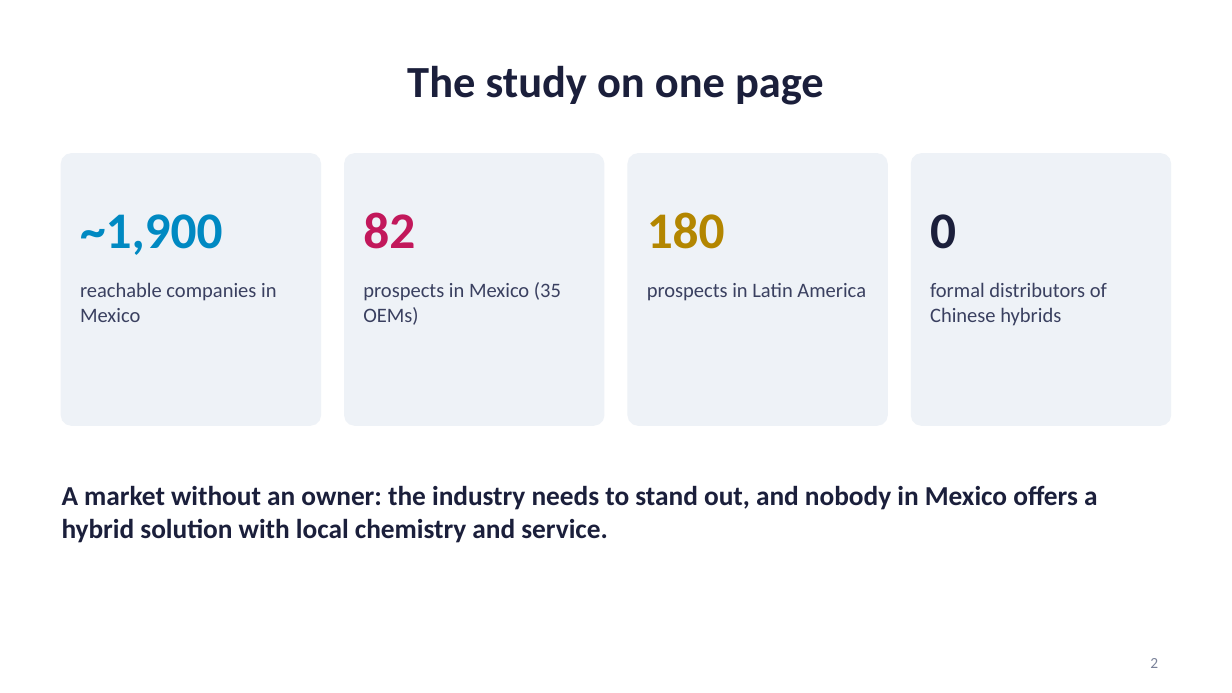
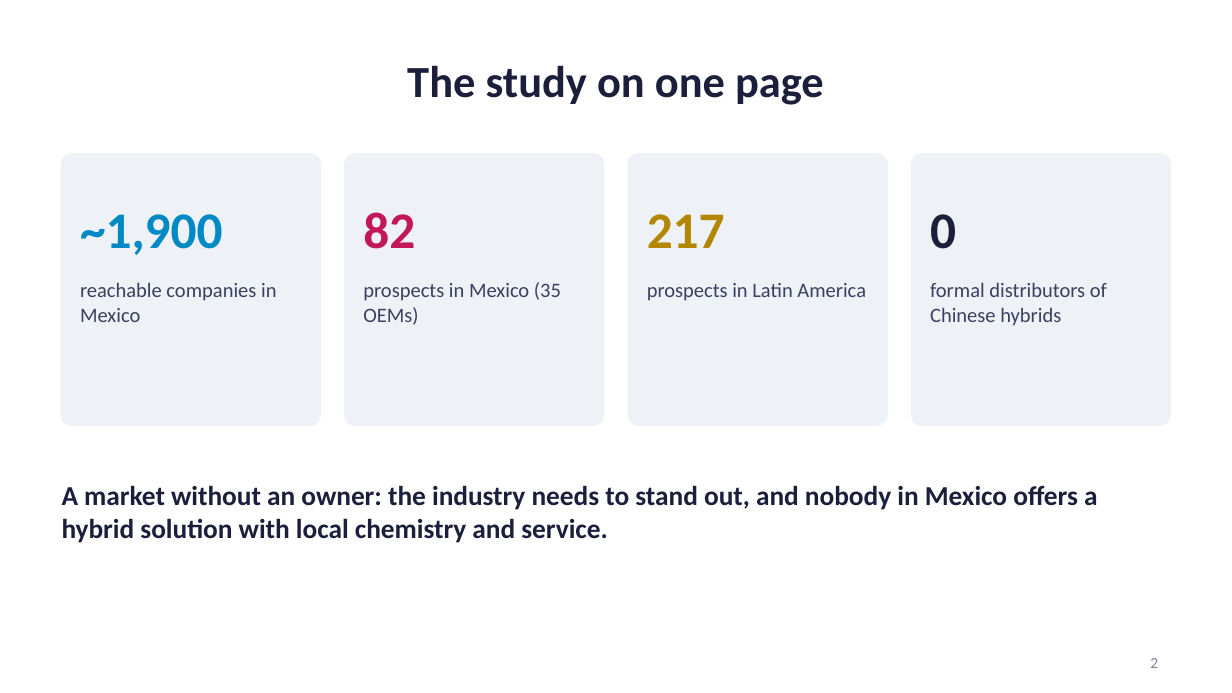
Before and after one commit to carlosmoreno793508/Cosas-Carlos, a slide deck: slide 2 of propuesta-clt/CLT_Market_Study_Mexico_Latam_EN.pptx. Drawn at 1232x693 pixels with LibreOffice and Linux fonts; fonts in the diff are those of the drawing. Boxes give left, top, right and bottom in pixels: in the first picture for what was removed or moved away, otherwise in the second. Text is boxed around its words. In the diff, an @@ line names an element or a change of style, - is before the commit and + after.

```diff
--- a/propuesta-clt/CLT_Market_Study_Mexico_Latam_EN.pptx
+++ b/propuesta-clt/CLT_Market_Study_Mexico_Latam_EN.pptx
@@ text at (647,214,725,248): text changed @@
-180
+217
```
Also in this commit, not shown: 1 other slide changed, 13 other files.
